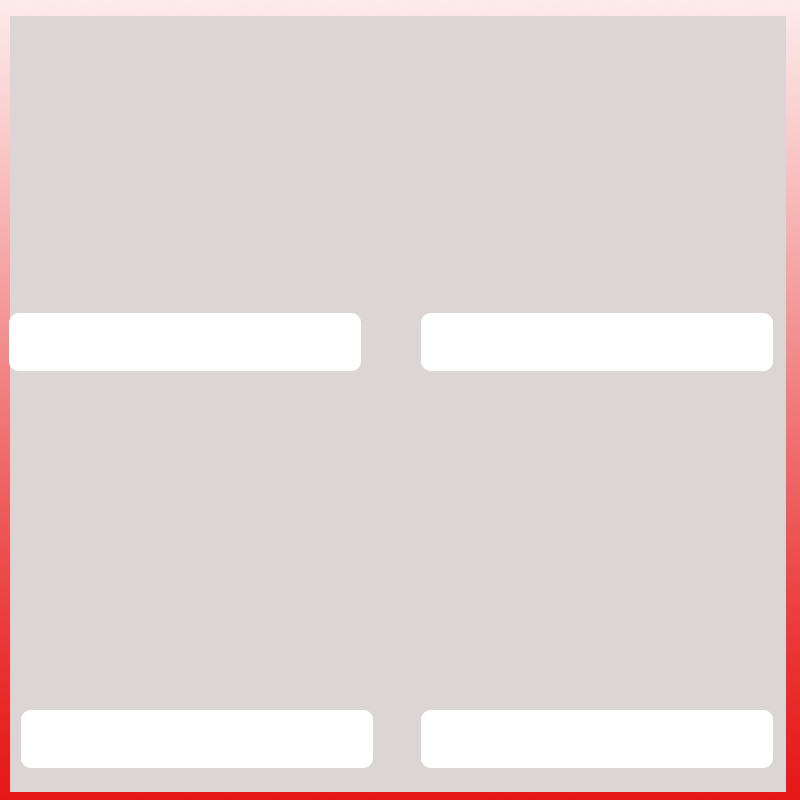
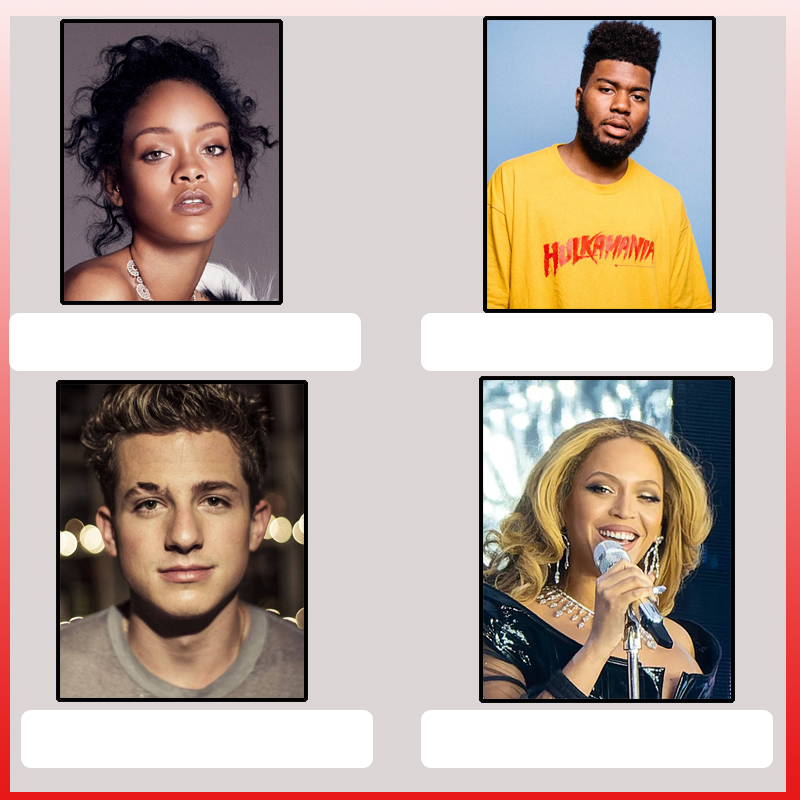
Revision of a layered 800 x 800 image; what changed, layer by layer:
removed layer "Rounded Rectangle 1" over [56,376,735,703]
removed layer "Background" over [56,16,735,703]
